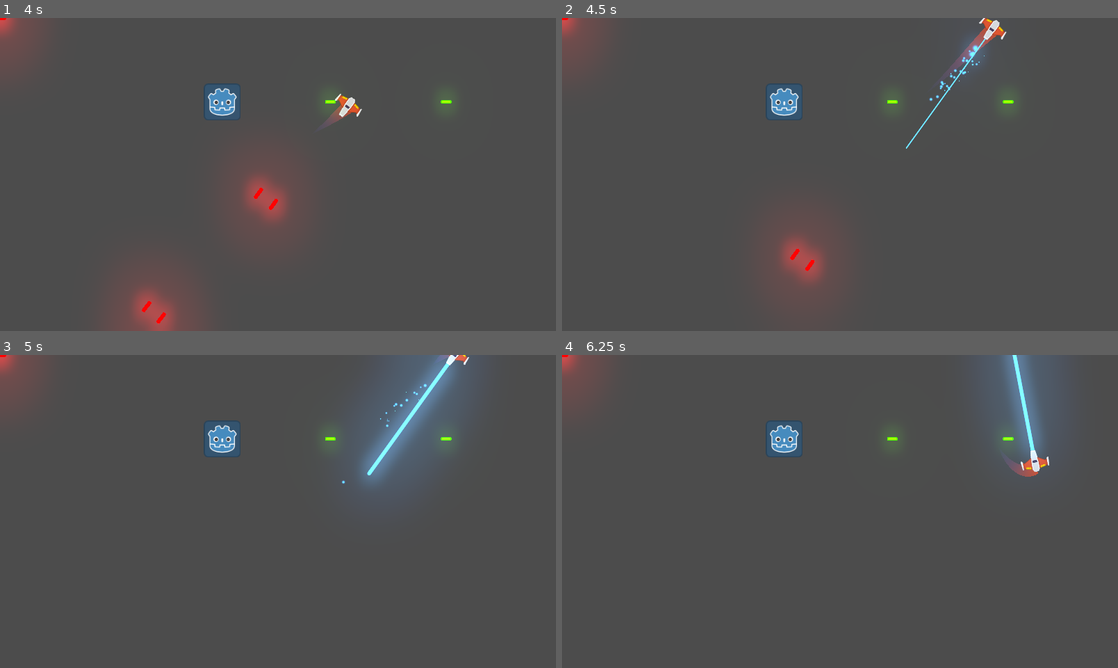
Above: before the commit, frames 1-4 (two rows, left to right).
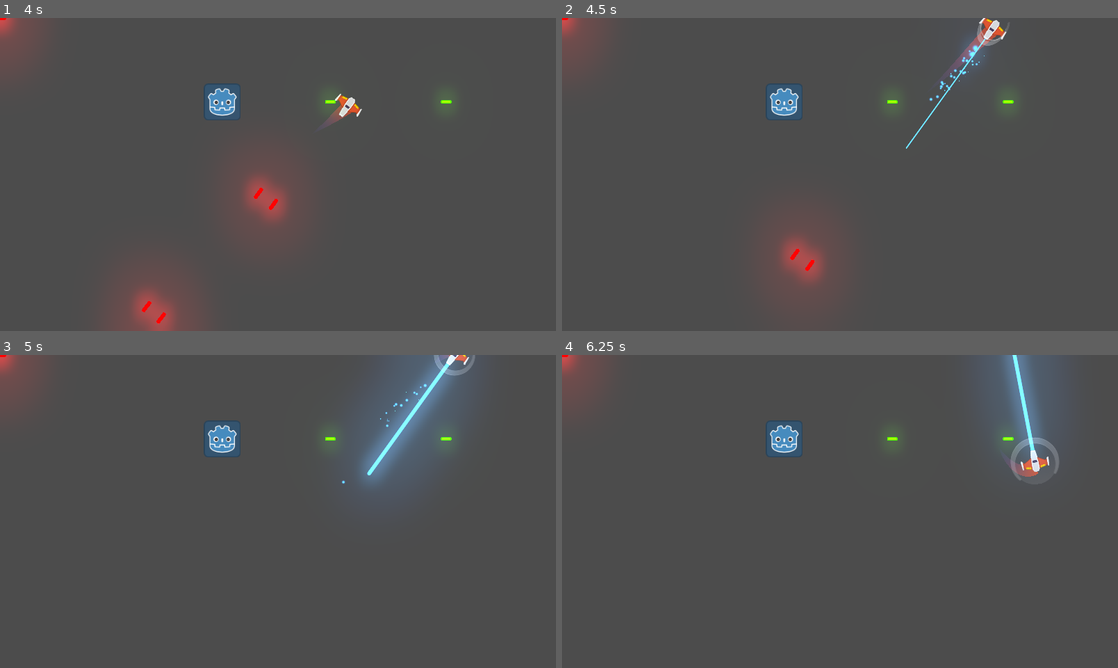
Above: after the commit, the same moments.

Repository: Law2512/Space
Game: Godot game, scene res://Juego/Niveles/NivelTest.tscn
Two runs of this game, one before a commit and one after it. Both use one fixed random seed, a clock stepped at 60 frames per second and the inputs below.
Inputs (mouse positions are in pixels of both pictures, inside the frame that each line leads up to):
- Up to frame 1 (4 s): tap Enter at 0.5 s; move the mouse to (250, 237) at 0.52 s; hold Space (disparoPrincipal) 0.53-1.28 s; hold W (moverAdelante) 0.53-2.03 s; move the mouse to (444, 221) at 1.27 s; right-click (444, 221) at 1.35 s; move the mouse to (111, 127) at 2.02 s; hold A (moverAntiHorario) 2.03-2.78 s; hold S (moverAtras) from 2.03 s (still down); move the mouse to (305, 174) at 2.77 s; tap D (moverHorario) at 2.85 s; move the mouse to (194, 96) at 3.52 s; hold Space (disparoPrincipal) from 3.53 s (still down)
- Up to frame 2 (4.5 s): tap Middle mouse button (escudo, bound only after the commit) at 4.15 s; move the mouse to (962, 158) at 4.27 s; release S (moverAtras) at 4.28 s; release Space (disparoPrincipal) at 4.28 s; hold W (moverAdelante) from 4.28 s (still down); right-click (962, 158) at 4.35 s
- Up to frame 3 (5 s): keep holding W (moverAdelante)
- Up to frame 4 (6.25 s): keep holding W (moverAdelante); move the mouse to (728, 527) at 5.02 s; hold A (moverAntiHorario) 5.03-5.78 s; move the mouse to (895, 442) at 5.77 s; tap D (moverHorario) at 5.85 s

Frame 1 is identical in both runs. In frame 2, 0.1% of the frame differs, in the area x 74-81%, y 0-9%; in frame 3, 0.1%; in frame 4, 0.3%, in the area x 80-90%, y 26-40%.

Commit message:
Fin Clase 8
Agregado:
- Escudo funcional

Diff:
--- /dev/null
+++ b/Juego/Ship/Player/Escudo/Escudo.gd
@@ -0,0 +1,54 @@
+#Escudo.gd
+class_name Escudo
+extends Area2D
+
+##Atributos Export
+export var energia:float = 8.0
+export var radioDesgaste:float = -1.6
+
+##Atributos
+var estaActivado:bool = false setget ,getEstaActivado
+
+##Setters y Getters
+func getEstaActivado() -> bool:
+	return estaActivado
+
+##Metodos
+func _ready() -> void:
+	set_process(false)
+	controlarColisionador(true)
+
+func _process(delta: float) -> void:
+	energia += radioDesgaste * delta
+
+	if energia <= 0.0:
+		desactivar()
+
+##Metodos Custom
+func activar() -> void:
+	if energia <= 0.0:
+		return
+
+	estaActivado = true
+	controlarColisionador(false)
+	$AnimationPlayer.play("activando")
+
+func desactivar() -> void:
+	set_process(false)
+	estaActivado = false
+	controlarColisionador(true)
+	$AnimationPlayer.play_backwards("activando")
+
+func controlarColisionador(estaDesactivado: bool) -> void:
+	$CollisionShape2D.set_deferred("disabled", estaDesactivado)
+
+
+##Señales Internas
+func _on_AnimationPlayer_animation_finished(anim_name: String) -> void:
+	if anim_name == "activando" and estaActivado:
+		$AnimationPlayer.play("activado")
+		set_process(true)
+
+
+func _on_body_entered(body: Node) -> void:
+	body.queue_free()
--- /dev/null
+++ b/Juego/Ship/Player/Escudo/Escudo.tscn
@@ -0,0 +1,166 @@
+[gd_scene load_steps=10 format=2]
+
+[ext_resource path="res://Juego/Ship/Player/Escudo/escudo1.png" type="Texture" id=1]
+[ext_resource path="res://Juego/Ship/Player/Escudo/escudo2.png" type="Texture" id=2]
+[ext_resource path="res://Juego/Ship/Player/Escudo/escudo3.png" type="Texture" id=3]
+[ext_resource path="res://Juego/Ship/Player/Escudo/escudoSFX.ogg" type="AudioStream" id=4]
+[ext_resource path="res://Juego/Ship/Player/Escudo/Escudo.gd" type="Script" id=5]
+
+[sub_resource type="CircleShape2D" id=1]
+radius = 77.7203
+
+[sub_resource type="Animation" id=2]
+resource_name = "activado"
+loop = true
+step = 0.2
+tracks/0/type = "value"
+tracks/0/path = NodePath("escudoDesenlace:visible")
+tracks/0/interp = 1
+tracks/0/loop_wrap = true
+tracks/0/imported = false
+tracks/0/enabled = true
+tracks/0/keys = {
+"times": PoolRealArray( 0 ),
+"transitions": PoolRealArray( 1 ),
+"update": 1,
+"values": [ true ]
+}
+tracks/1/type = "value"
+tracks/1/path = NodePath("escudoDesenlace:scale")
+tracks/1/interp = 1
+tracks/1/loop_wrap = true
+tracks/1/imported = false
+tracks/1/enabled = true
+tracks/1/keys = {
+"times": PoolRealArray( 0, 0.2, 0.4, 0.6, 0.8, 1 ),
+"transitions": PoolRealArray( 1, 1, 1, 1, 1, 1 ),
+"update": 0,
+"values": [ Vector2( 1, 1 ), Vector2( 1.2, 1.2 ), Vector2( 0.9, 0.9 ), Vector2( 1.2, 1.2 ), Vector2( 0.9, 0.9 ), Vector2( 1, 1 ) ]
+}
+tracks/2/type = "value"
+tracks/2/path = NodePath("escudoSFX:playing")
+tracks/2/interp = 1
+tracks/2/loop_wrap = true
+tracks/2/imported = false
+tracks/2/enabled = true
+tracks/2/keys = {
+"times": PoolRealArray( 0 ),
+"transitions": PoolRealArray( 1 ),
+"update": 1,
+"values": [ true ]
+}
+
+[sub_resource type="Animation" id=3]
+resource_name = "activando"
+length = 0.5
+tracks/0/type = "value"
+tracks/0/path = NodePath("escudoDesenlace:visible")
+tracks/0/interp = 1
+tracks/0/loop_wrap = true
+tracks/0/imported = false
+tracks/0/enabled = true
+tracks/0/keys = {
+"times": PoolRealArray( 0, 0.5 ),
+"transitions": PoolRealArray( 1, 1 ),
+"update": 1,
+"values": [ false, true ]
+}
+tracks/1/type = "value"
+tracks/1/path = NodePath("escudoDesenlace:scale")
+tracks/1/interp = 1
+tracks/1/loop_wrap = true
+tracks/1/imported = false
+tracks/1/enabled = true
+tracks/1/keys = {
+"times": PoolRealArray( 0, 0.5 ),
+"transitions": PoolRealArray( 1, 1 ),
+"update": 0,
+"values": [ Vector2( 1, 1 ), Vector2( 1, 1 ) ]
+}
+tracks/2/type = "value"
+tracks/2/path = NodePath("escudoDesarrollo:visible")
+tracks/2/interp = 1
+tracks/2/loop_wrap = true
+tracks/2/imported = false
+tracks/2/enabled = true
+tracks/2/keys = {
+"times": PoolRealArray( 0, 0.3, 0.5 ),
+"transitions": PoolRealArray( 1, 1, 1 ),
+"update": 1,
+"values": [ false, true, false ]
+}
+tracks/3/type = "value"
+tracks/3/path = NodePath("escudoDesarrollo:scale")
+tracks/3/interp = 1
+tracks/3/loop_wrap = true
+tracks/3/imported = false
+tracks/3/enabled = true
+tracks/3/keys = {
+"times": PoolRealArray( 0, 0.3, 0.5 ),
+"transitions": PoolRealArray( 1, 1, 1 ),
+"update": 0,
+"values": [ Vector2( 1, 1 ), Vector2( 0.6, 1 ), Vector2( 1, 1 ) ]
+}
+tracks/4/type = "value"
+tracks/4/path = NodePath("escudoInicio:visible")
+tracks/4/interp = 1
+tracks/4/loop_wrap = true
+tracks/4/imported = false
+tracks/4/enabled = true
+tracks/4/keys = {
+"times": PoolRealArray( 0, 0.3, 0.5 ),
+"transitions": PoolRealArray( 1, 1, 1 ),
+"update": 1,
+"values": [ true, true, false ]
+}
+tracks/5/type = "value"
+tracks/5/path = NodePath("escudoInicio:scale")
+tracks/5/interp = 1
+tracks/5/loop_wrap = true
+tracks/5/imported = false
+tracks/5/enabled = true
+tracks/5/keys = {
+"times": PoolRealArray( 0, 0.3, 0.5 ),
+"transitions": PoolRealArray( 1, 1, 1 ),
+"update": 0,
+"values": [ Vector2( 0, 0 ), Vector2( 0.6, 0.6 ), Vector2( 1, 1 ) ]
+}
+
+[sub_resource type="Animation" id=4]
+resource_name = "activandose"
+
+[node name="Escudo" type="Area2D"]
+collision_layer = 0
+collision_mask = 16
+script = ExtResource( 5 )
+
+[node name="CollisionShape2D" type="CollisionShape2D" parent="."]
+visible = false
+shape = SubResource( 1 )
+
+[node name="escudoInicio" type="Sprite" parent="."]
+rotation = 1.5708
+scale = Vector2( 1e-05, 1e-05 )
+texture = ExtResource( 1 )
+
+[node name="escudoDesarrollo" type="Sprite" parent="."]
+visible = false
+rotation = 1.5708
+texture = ExtResource( 2 )
+
+[node name="escudoDesenlace" type="Sprite" parent="."]
+visible = false
+rotation = 1.5708
+texture = ExtResource( 3 )
+
+[node name="AnimationPlayer" type="AnimationPlayer" parent="."]
+anims/activado = SubResource( 2 )
+anims/activando = SubResource( 3 )
+anims/activandose = SubResource( 4 )
+
+[node name="escudoSFX" type="AudioStreamPlayer" parent="."]
+stream = ExtResource( 4 )
+bus = "SFX"
+
+[connection signal="body_entered" from="." to="." method="_on_body_entered"]
+[connection signal="animation_finished" from="AnimationPlayer" to="." method="_on_AnimationPlayer_animation_finished"]
--- a/Juego/Ship/Player/Player.gd
+++ b/Juego/Ship/Player/Player.gd
@@ -18,6 +18,7 @@
 onready var motorSFX:Motor = $MotorSFX
 onready var colisionador:CollisionShape2D = $CollisionShape2D
 onready var impactoSFX:AudioStreamPlayer2D = $impactoSFX
+onready var escudo:Escudo = $Escudo
 
 ##Atributos
 var empuje:Vector2 = Vector2.ZERO
@@ -49,6 +50,11 @@
 
 	if event.is_action_released("moverAtras") or event.is_action_released(("moverAdelante")):
 		motorSFX.sonidoOFF()
+
+	#Control Escudo
+	if event.is_action_pressed("escudo") and not escudo.getEstaActivado():
+		escudo.activar()
+
 
 func _integrate_forces(state: Physics2DDirectBodyState) -> void:
 	apply_central_impulse(empuje.rotated(rotation))
--- a/Juego/Ship/Player/Player.tscn
+++ b/Juego/Ship/Player/Player.tscn
@@ -9,6 +9,7 @@
 [ext_resource path="res://Juego/Ship/Player/Motor/MotorSFX.tscn" type="PackedScene" id=7]
 [ext_resource path="res://Juego/Proyectiles/ProyectilPlayer.tscn" type="PackedScene" id=8]
 [ext_resource path="res://Juego/Ship/Player/impactoSFX.ogg" type="AudioStream" id=9]
+[ext_resource path="res://Juego/Ship/Player/Escudo/Escudo.tscn" type="PackedScene" id=10]
 
 [sub_resource type="CircleShape2D" id=1]
 radius = 36.1996
@@ -58,7 +59,7 @@
 
 [node name="Sprite" type="Sprite" parent="."]
 rotation = 1.5708
-scale = Vector2( 1e-05, 1e-05 )
+scale = Vector2( 0.66667, 0.66667 )
 texture = ExtResource( 1 )
 
 [node name="CollisionShape2D" type="CollisionShape2D" parent="."]
@@ -98,6 +99,8 @@
 stream = ExtResource( 9 )
 bus = "SFX"
 
+[node name="Escudo" parent="." instance=ExtResource( 10 )]
+
 [connection signal="animation_finished" from="AnimationPlayer" to="." method="_on_AnimationPlayer_animation_finished"]
 
 [editable path="Canion"]
--- a/project.godot
+++ b/project.godot
@@ -13,6 +13,11 @@
 "class": "Canion",
 "language": "GDScript",
 "path": "res://Juego/Proyectiles/Canion.gd"
+}, {
+"base": "Area2D",
+"class": "Escudo",
+"language": "GDScript",
+"path": "res://Juego/Ship/Player/Escudo/Escudo.gd"
 }, {
 "base": "AudioStreamPlayer2D",
 "class": "Motor",
@@ -46,6 +51,7 @@
 } ]
 _global_script_class_icons={
 "Canion": "",
+"Escudo": "",
 "Motor": "",
 "Nivel": "",
 "Player": "",
@@ -108,6 +114,11 @@
 , Object(InputEventKey,"resource_local_to_scene":false,"resource_name":"","device":0,"alt":false,"shift":false,"control":false,"meta":false,"command":false,"pressed":false,"scancode":90,"unicode":0,"echo":false,"script":null)
  ]
 }
+escudo={
+"deadzone": 0.5,
+"events": [ Object(InputEventMouseButton,"resource_local_to_scene":false,"resource_name":"","device":0,"alt":false,"shift":false,"control":false,"meta":false,"command":false,"button_mask":0,"position":Vector2( 0, 0 ),"global_position":Vector2( 0, 0 ),"factor":1.0,"button_index":3,"pressed":false,"doubleclick":false,"script":null)
+ ]
+}
 
 [layer_names]
 
Binary file added: Juego/Ship/Player/Escudo/escudo1.png
Not shown, added: Juego/Ship/Player/Escudo/escudo1.png.import
Binary file added: Juego/Ship/Player/Escudo/escudo2.png
Not shown, added: Juego/Ship/Player/Escudo/escudo2.png.import
Binary file added: Juego/Ship/Player/Escudo/escudo3.png
Not shown, added: Juego/Ship/Player/Escudo/escudo3.png.import
Not shown, added: Juego/Ship/Player/Escudo/escudoSFX.ogg.import
Not shown: 1 places in Juego/Ship/Player/Player.tscn that only renumber resources
Not shown, added: Juego/Ship/Player/Escudo/escudoSFX.ogg
